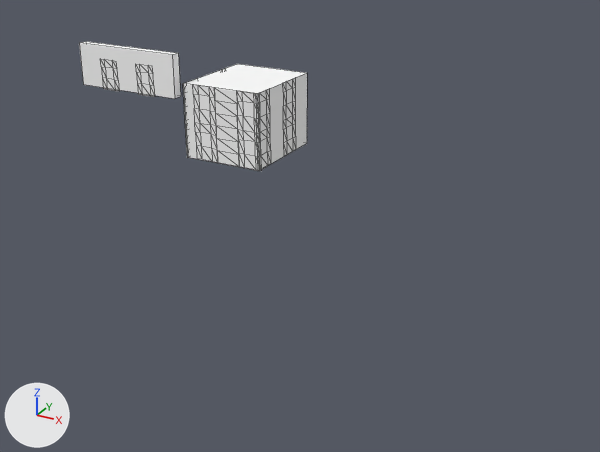
A saved change to the OBJ model Games/GuruttoWorld/Assets/Models/GuidanceLab/City0B/Baked/Block-1-3.obj.
Camera for both pictures: a 50 mm camera at (34.6, -9.0, 21.7) aimed at (8.5, 38.4, -2.0). Arrows for +X, +Y and +Z are at lower left; the lights stay in place. The older version comes first. Mesh edges are drawn as thin lines. Where no turn or scale is listed for an object, it has been applied to the vertices. Vertices at exactly the same position are counted once.

Objects in the first picture: 'Block-1-3'.
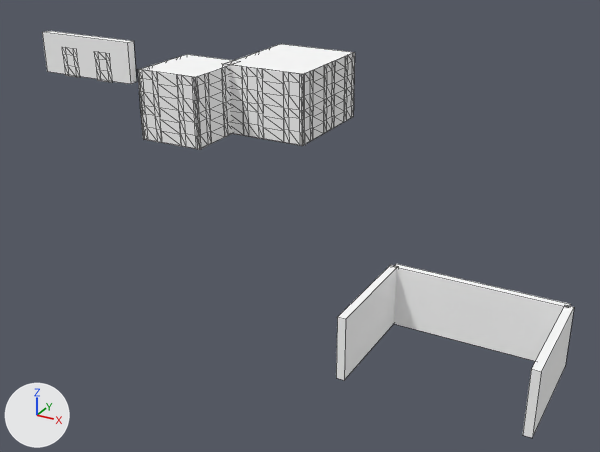
The change in detail:
me_block_1_3 is used by ob_block_1_3; location (0.0, 0.0, 0.0).
Verts and faces of me_block_1_3; kept vertices keep their numbers, new ones are numbered from 224.
Before the commit, vertices of me_block_1_3: 40 (2.8, 42.2, 6.0) at pixel (257, 93), 41 (-3.8, 42.2, 6.0) at pixel (183, 83), 42 (-3.8, 42.2, 0.0) at pixel (187, 157), 43 (2.8, 42.2, 0.0) at pixel (259, 170), 44 (-3.8, 49.8, 6.0) at pixel (237, 63).
Before the commit, vertices of me_block_1_3: 45 (2.8, 49.8, 6.0) at pixel (307, 72), 46 (2.8, 49.8, 0.0) at pixel (306, 143), 47 (-3.8, 49.8, 0.0).
me_block_1_3 had 224 vertices, 248 faces and spanned x -13.6..3.0, y 41.6..49.8, z 0.0..8.2.
me_block_1_3 now has 547 vertices, 624 faces and spans x -19.6..29.5, y 20.0..59.0, z 0.0..8.2.
me_block_1_3 part 1: the loose piece of 8 vertices spanning x -13.6..-4.3, y 41.6..42.4, z 4.8..8.2 is moved by (-6.0, 2.0, 0.0).
me_block_1_3 part 2: the loose piece of 16 vertices spanning x -11.6..-10.0, y 41.7, z 4.7..7.2 is moved by (-2.4, 2.0, 0.0).
me_block_1_3 part 3: the loose piece of 16 vertices spanning x -8.0..-6.4, y 41.7, z 4.7..7.2 is moved by (-9.6, 2.0, 0.0).
me_block_1_3 part 4: a new loose piece, a box spanning x -9.9..-4.2, y 44.2..50.8, z 0.0..6.0, in mat_white (white #ffffff).
me_block_1_3 part 5: the loose piece of 64 vertices spanning x -3.0..3.0, y 42.2, z 0.0..6.0 is moved by (-7.0, 2.0, 0.0).
me_block_1_3 part 6: the loose piece of 64 vertices spanning x -3.0..3.0, y 42.2, z 0.0..6.0 is copied, and the copy is turned -90 degrees about the z axis through its middle, then moved by (-9.8, 4.8, 0.0); it spans x -9.8, y 44.0..50.0, z 0.0..6.0.
me_block_1_3 part 7: a new loose piece, a box spanning x -4.8..2.8, y 49.2..58.8, z 0.0..6.0, in mat_white (white #ffffff).
me_block_1_3 part 8: a new loose piece, a box spanning x 29.1..29.5, y 20.0..26.0, z 0.0..3.2, in mat_white (white #ffffff).
me_block_1_3 part 9: a new loose piece, a box spanning x 20.5..20.9, y 20.0..26.0, z 0.0..3.2, in mat_white (white #ffffff).
me_block_1_3 part 10: a new loose piece, a box spanning x 20.7..29.3, y 25.8..26.2, z 0.0..3.2, in mat_white (white #ffffff).
me_block_1_3 part 11: a new loose piece of 75 vertices spanning x -5.0..3.0, y 49.2, z 0.0..6.0, in mat_white (white #ffffff).
me_block_1_3 part 12: a new loose piece of 64 vertices spanning x -4.2, y 44.0..50.0, z 0.0..6.0, in mat_white (white #ffffff).
me_block_1_3 part 13: the loose piece of 28 vertices spanning x -3.8, y 42.0..44.0, z 0.0..6.0 is deleted.
me_block_1_3 part 14: the loose piece of 28 vertices spanning x 2.8, y 42.0..44.0, z 0.0..6.0 is deleted.
Part 15, on me_block_1_3:
Vertices deleted: 40 to 47 (with the faces that use them).
Other edits to the shape of me_block_1_3 do not show in these pictures.

Boxes (x1, y1, x2, y2) around the edits, measured in the pictures (600 x 452 px; the box of a moved part takes in the faces that stretch with it):
'Block-1-3', reshaped (133% wider, 211% taller): before (79, 41, 307, 171); after (42, 31, 574, 438)
part 1 of me_block_1_3, moved or reshaped: before (79, 41, 181, 99); after (42, 31, 137, 84)
part 2 of me_block_1_3, moved or reshaped: before (103, 88, 119, 91); after (97, 79, 112, 83)
part 3 of me_block_1_3, moved or reshaped: before (138, 93, 155, 97); after (65, 74, 80, 78)
part 4 of me_block_1_3, added: after (139, 54, 240, 149)
part 5 of me_block_1_3, moved or reshaped: before (258, 94, 261, 171); after (138, 69, 201, 150)
part 6 of me_block_1_3, added (mostly hidden): after (138, 70, 144, 140)
part 7 of me_block_1_3, added: after (228, 44, 355, 146)
part 8 of me_block_1_3, added: after (523, 305, 574, 438)
part 9 of me_block_1_3, added: after (336, 265, 398, 380)
part 10 of me_block_1_3, added: after (393, 264, 571, 361)
part 11 of me_block_1_3, added: after (303, 74, 305, 146)
part 12 of me_block_1_3, added: after (194, 78, 198, 150)
part 13 of me_block_1_3, deleted: before (183, 84, 188, 157)
part 14 of me_block_1_3, deleted: before (256, 94, 259, 171)
part 15 of me_block_1_3, deleted: before (183, 64, 307, 170)
